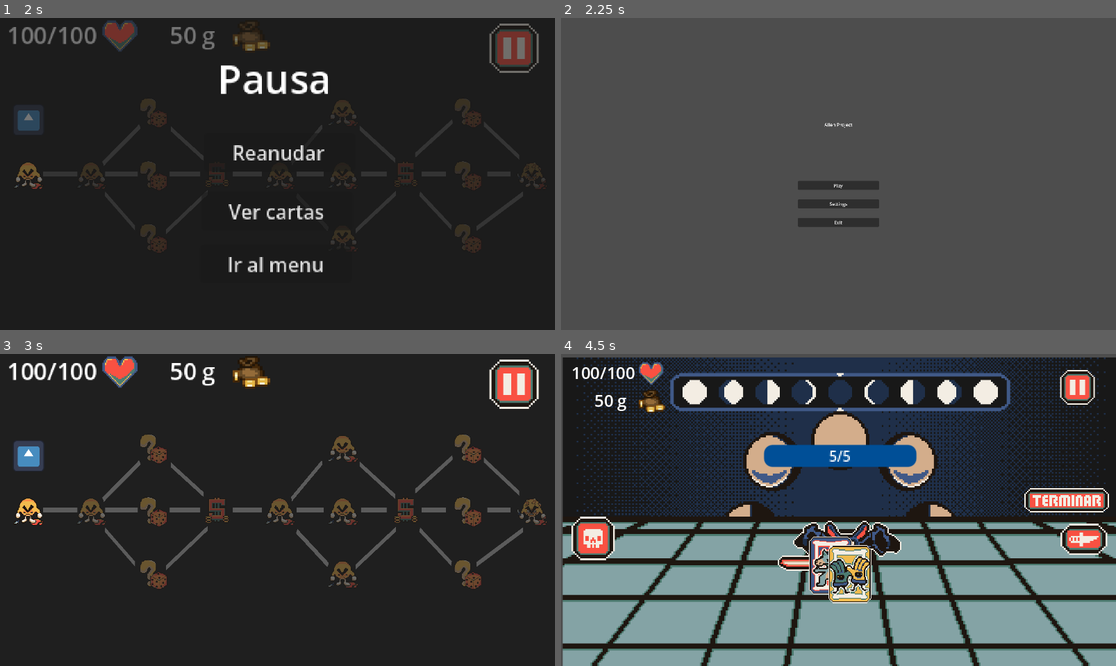
Above: before the commit, frames 1-4 (two rows, left to right).
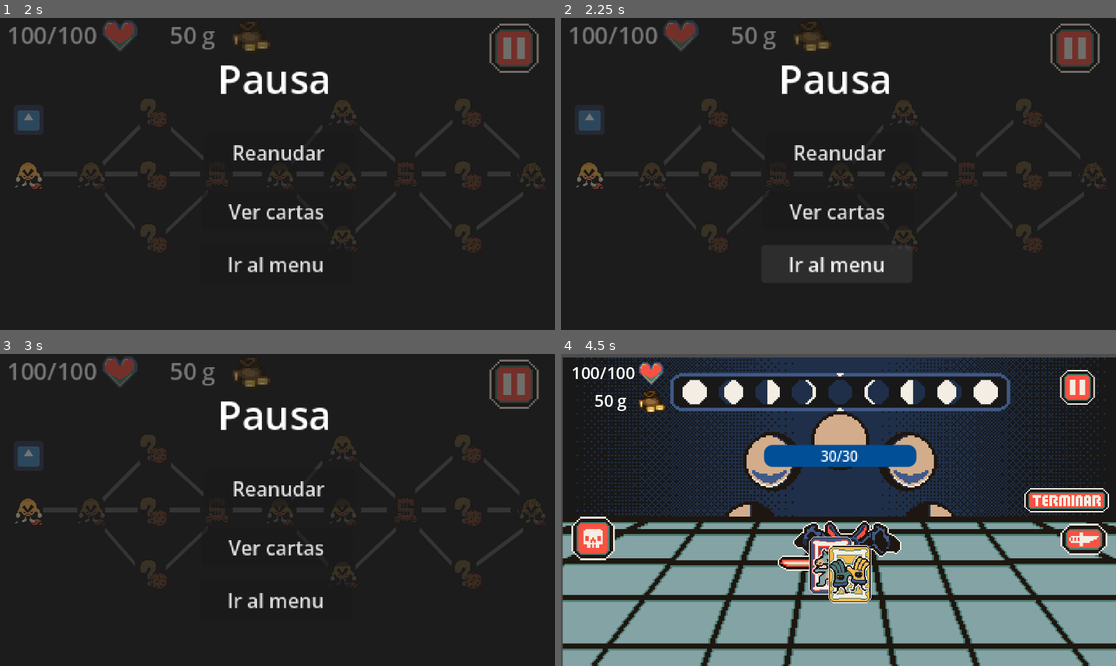
Above: after the commit, the same moments.

Repository: DarkJans19/GameJam_2026
Game: Godot game, scene res://stages/menu/menu.tscn
Two runs of this game, one before a commit and one after it. Both use one fixed random seed, a clock stepped at 60 frames per second and the inputs below. The engine's default icon, where the game draws it, is replaced by a stand-in: a white triangle on a blue panel in a dark square.
Inputs (mouse positions are in pixels of both pictures, inside the frame that each line leads up to):
- Up to frame 1 (2 s): click "Play" at 0.5 s; click (516, 49) at 1.25 s
- Up to frame 2 (2.25 s): click "Ir al menu" at 2 s
- Up to frame 3 (3 s): click (277, 522) at 2.75 s, where only the run before the commit has a clickable "Play"
- Up to frame 4 (4.5 s): click (838, 488) at 3.5 s, where only the run after the commit has a clickable "Reanudar"; tap Enter at 4.25 s; move the mouse to (588, 510) at 4.27 s; tap W (attack) at 4.35 s; click (588, 510) at 4.42 s

Frame 1 is identical in both runs. In frame 2, 98% of the frame differs, in the area x 0-100%, y 0-100%; in frame 3, 9.5%; in frame 4, 0.2%.

Commit message:
enemies data actualization, and connection to player

Diff:
--- a/entities/enemy/EnemyData.gd
+++ b/entities/enemy/EnemyData.gd
@@ -6,6 +6,10 @@
 @export var max_health : int = 10
 
 @export var heal_amount : int = 2
+
+@export var damage : int = 10
+
+@export var heavy_damage : int = 20
 
 @export var sprite : Texture2D
 
--- a/entities/enemy/enemy.gd
+++ b/entities/enemy/enemy.gd
@@ -164,7 +164,6 @@
 
 	is_my_turn = true
 	is_defending = false
-	armor = 0
 
 	var combat = get_tree().get_first_node_in_group("CombatManager")
 	if combat:
@@ -223,17 +222,29 @@
 	await animation_player.animation_finished
 	play_idle()
 	is_busy = false
+	var health_node = get_tree().get_first_node_in_group("health")
+	if health_node:
+		health_node.recibir_damage(enemy_data.damage)
+
 	emit_signal("animacion_bloqueante_terminada")
 
 func action_heavy_attack() -> void:
 	is_busy = true
-	emit_signal("animacion_bloqueante_iniciada") # <-- BLOQUEA
+	emit_signal("animacion_bloqueante_iniciada")
+
 	print(enemy_data.enemy_name + " usa HEAVY ATTACK")
-	play_attack()
-	await animation_player.animation_finished
-	play_idle()
-	is_busy = false
-	emit_signal("animacion_bloqueante_terminada") # <-- LIBERA
+
+	play_attack()
+
+	await animation_player.animation_finished
+
+	var health_node = get_tree().get_first_node_in_group("health")
+
+	if health_node:
+		health_node.recibir_damage(enemy_data.heavy_damage)
+	play_idle()
+	is_busy = false
+	emit_signal("animacion_bloqueante_terminada")
 
 func take_damage(amount : int) -> void:
 	if is_busy:
@@ -285,7 +296,7 @@
 
 func action_defend() -> void:
 	is_busy = true
-	armor = 15
+	armor = 5
 	is_defending = true
 
 	print(enemy_data.enemy_name + " usa DEFEND")
--- a/entities/enemy/especific_enemies/batlaser.tres
+++ b/entities/enemy/especific_enemies/batlaser.tres
@@ -6,19 +6,10 @@
 [resource]
 script = ExtResource("1_k3i0p")
 enemy_name = "Batlaser"
-max_health = 5
-heal_amount = 2
+max_health = 30
+damage = 5
+heavy_damage = 10
 sprite = ExtResource("2_he4h5")
-moon_phase_turns = {
-0: ["ATTACK"],
-1: ["ATTACK", "DEFEND"],
-2: ["HEAVY ATTACK"],
-3: ["ATTACK", "HEAL"],
-4: ["HEAVY ATTACK", "HEAVY ATTACK"],
-5: ["HEAL"],
-6: ["DEFEND", "ATTACK"],
-7: ["ADVANCE MOON"]
-}
 moon_phase_turns = {
 0: ["ATTACK"],
 1: ["DEFEND"],
--- a/entities/enemy/especific_enemies/bee.tres
+++ b/entities/enemy/especific_enemies/bee.tres
@@ -8,6 +8,8 @@
 enemy_name = "Bee"
 max_health = 25
 heal_amount = 10
+damage = 7
+heavy_damage = 0
 sprite = ExtResource("2_bl4ls")
 moon_phase_turns = {
 0: ["ATTACK", "ATTACK", "ATTACK"],
--- a/entities/enemy/especific_enemies/cat_alien.tres
+++ b/entities/enemy/especific_enemies/cat_alien.tres
@@ -6,6 +6,7 @@
 [resource]
 script = ExtResource("1_8vvpt")
 max_health = 20
+damage = 8
 sprite = ExtResource("2_0t1mu")
 moon_phase_turns = {
 0: ["SHIELD", "SHIELD", "SHIELD"],
--- a/entities/enemy/especific_enemies/hezequiah.tres
+++ b/entities/enemy/especific_enemies/hezequiah.tres
@@ -7,6 +7,7 @@
 script = ExtResource("1_8cmv6")
 max_health = 200
 heal_amount = 40
+damage = 8
 sprite = ExtResource("2_ku1ia")
 moon_phase_turns = {
 0: ["HEAL"],
--- a/stages/combat/combat.tscn
+++ b/stages/combat/combat.tscn
@@ -148,6 +148,7 @@
 flat = true
 
 [node name="Pause" parent="." unique_id=1715612470 instance=ExtResource("15_7oxte")]
+visible = false
 z_index = 200
 offset_left = -149.0
 offset_top = -121.0
@@ -158,20 +159,18 @@
 [node name="Lose" parent="." unique_id=803556122 instance=ExtResource("16_t7ues")]
 visible = false
 z_index = 200
-offset_left = -146.0
-offset_top = -128.0
-offset_right = -146.0
-offset_bottom = -128.0
-scale = Vector2(0.8, 0.8)
+offset_left = -185.0
+offset_top = -152.0
+offset_right = -185.0
+offset_bottom = -152.0
 
 [node name="Victory" parent="." unique_id=793316884 instance=ExtResource("17_c7lf3")]
 visible = false
 z_index = 200
-offset_left = -150.0
-offset_top = -139.0
-offset_right = -150.0
-offset_bottom = -139.0
-scale = Vector2(0.8, 0.8)
+offset_left = -185.0
+offset_top = -156.0
+offset_right = -185.0
+offset_bottom = -156.0
 
 [connection signal="button_down" from="Attack" to="." method="_on_attack_button_down"]
 [connection signal="button_down" from="Sacrifice" to="." method="_on_sacrifice_button_down"]
--- a/stages/ui/lose.gd
+++ b/stages/ui/lose.gd
@@ -4,13 +4,9 @@
 func _ready() -> void:
 	print("[LoseScreen] El jugador ha caído en combate.")
 
-func _on_retry_pressed() -> void:
-	print("[LoseScreen] Intentando el combate de nuevo...")
+func _on_button_pressed() -> void:
 	get_tree().paused = false
-	get_tree().reload_current_scene()
-
-func _on_menu_pressed() -> void:
-	print("[LoseScreen] Regresando al mapa principal (pérdida de progreso del nodo).")
-	get_tree().paused = false
-
-	get_tree().change_scene_to_file("res://stages/map/map.tscn")
+	hide()
+	await get_tree().process_frame
+	game_manager.reset_progress()
+	get_tree().change_scene_to_file("res://stages/menu/menu.tscn")
--- a/stages/ui/lose.tscn
+++ b/stages/ui/lose.tscn
@@ -13,7 +13,7 @@
 offset_left = -61.0
 offset_right = 435.0
 offset_bottom = 291.0
-color = Color(0, 0, 0, 0.48235294)
+color = Color(0, 0, 0, 1)
 
 [node name="Label" type="Label" parent="." unique_id=1301186245]
 layout_mode = 0
@@ -28,7 +28,6 @@
 layout_mode = 0
 offset_right = 368.0
 offset_bottom = 287.0
-metadata/_edit_lock_ = true
 
 [node name="Button" type="Button" parent="." unique_id=1036302388]
 layout_mode = 0
@@ -37,3 +36,5 @@
 offset_right = 226.0
 offset_bottom = 189.0
 text = "Ir al menu"
+
+[connection signal="pressed" from="Button" to="." method="_on_button_pressed"]
--- a/stages/ui/pause.gd
+++ b/stages/ui/pause.gd
@@ -122,7 +122,7 @@
 	get_tree().change_scene_to_file(return_scene)
 
 
-func _on_menu_pressed() -> void:
+func _on_button_pressed() -> void:
 	get_tree().paused = false
 	hide()
 
--- a/stages/ui/victory.gd
+++ b/stages/ui/victory.gd
@@ -10,11 +10,13 @@
 
 func _actualizar_texto_recompensa() -> void:
 	if label_oro:
-		# Mostramos el oro actual que posee el jugador reflejado en el GameManager global
 		label_oro.text = "Oro acumulado actual: " + str(game_manager.oro) + "g"
 
-func _on_continuar_pressed() -> void:
+
+func _on_button_pressed() -> void:
 	print("[VictoryScreen] El jugador continúa su camino hacia el mapa.")
-	# Despausamos el árbol en caso de que el CombatManager lo haya congelado
 	get_tree().paused = false
+	hide()
+	await get_tree().process_frame
+	game_manager.reset_progress()
 	get_tree().change_scene_to_file("res://stages/map/map.tscn")
--- a/stages/ui/victory.tscn
+++ b/stages/ui/victory.tscn
@@ -14,7 +14,7 @@
 offset_top = -4.0
 offset_right = 413.0
 offset_bottom = 287.0
-color = Color(0, 0, 0, 0.48235294)
+color = Color(0, 0, 0, 1)
 
 [node name="LabelVictoria" type="Label" parent="." unique_id=521860081]
 layout_mode = 0
@@ -46,3 +46,5 @@
 offset_right = 245.0
 offset_bottom = 222.0
 text = "Volver al mapa"
+
+[connection signal="pressed" from="Button" to="." method="_on_button_pressed"]
